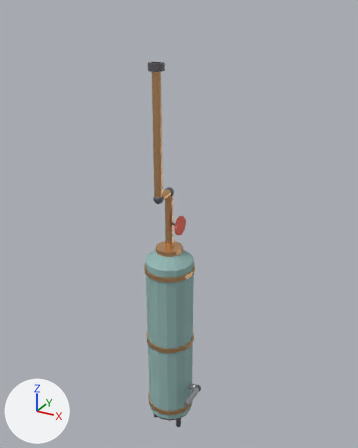
The Blender file blender/props/boiler.blend as it was, and as the next commit left it.
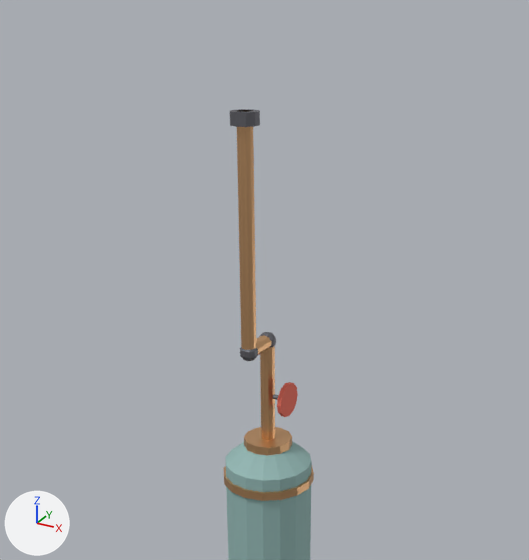
There are two pictures of each version: one whole from a camera (50 mm lens) standing at (1.4, -2.42, 2.77) and looking at (0.02, 0.09, 1.51), one close up on the part from 5% to 88% of the width and 0% to 71% of the height. Every picture has the same lights, and +X, +Y and +Z are marked at lower left. The last two pictures show the newer version.

Names of what the first close-up shows: 'Boiler'.
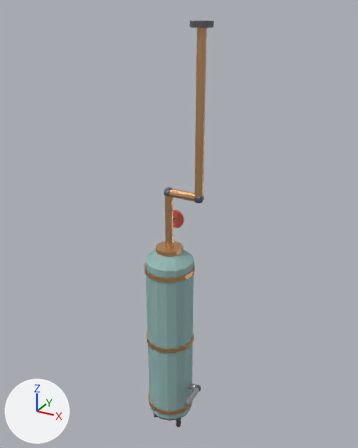
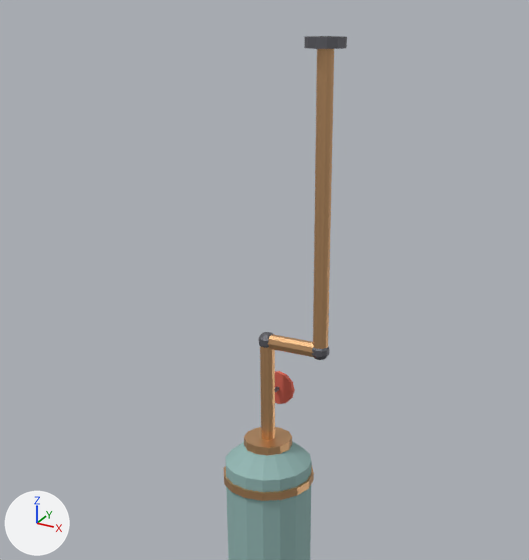
What differs and where, as boxes (x1, y1, x2, y2) in the close-ups (529 x 560 px; the box of a moved part takes in the faces that stretch with it):
'Boiler', reshaped: before (224, 109, 314, 560); after (224, 36, 347, 560)
part 1 of me_boiler, moved or reshaped: before (230, 109, 298, 417); after (268, 36, 347, 404)

The change, as a diff of the scene's bpy script:
```diff
--- a/blender/props/boiler.blend.py
+++ b/blender/props/boiler.blend.py
@@ me_boiler @@
 # used by ob_boiler; location = (0.0, 0.0, 0.0)
-me_boiler.from_pydata(...)  # 606 vertices, 434 faces; spans x -0.16..0.24, y -0.17..0.23, z 0.0..2.5
+me_boiler.from_pydata(...)  # 610 vertices, 436 faces; spans x -0.16..0.26, y -0.17..0.23, z 0.0..2.7
+# me_boiler part 1
+# 2 vertices are removed from x 0.0, y -0.01..0.01, z 1.55
+# 10 faces are deleted
+# 51 vertices in x -0.03..0.03, y -0.15..-0.09, z 1.72..1.78 move by (0.2, 0.12, 0.0)
+# 9 vertices in x -0.02..0.02, y -0.14..-0.09, z 2.5 move by (0.2, 0.12, 0.2)
+# 74 vertices move from x -0.04..0.09, y -0.16..0.06, z 1.49..2.5 to x -0.06..0.26, y -0.06..0.09, z 1.49..2.7
+# 6 vertices are added at (-0.01, 0.0, 1.55), (0.01, 0.0, 1.55), (0.15, 0.03, 2.67), (0.15, 0.03, 2.7), (0.17, 0.05, 2.67), (0.17, 0.05, 2.7)
+# 12 new faces join them, mat_irondark (grey #737379)
+# other edits to the shape of me_boiler do not show in these pictures
 me_boiler.materials.append(mat_irondark)
```
